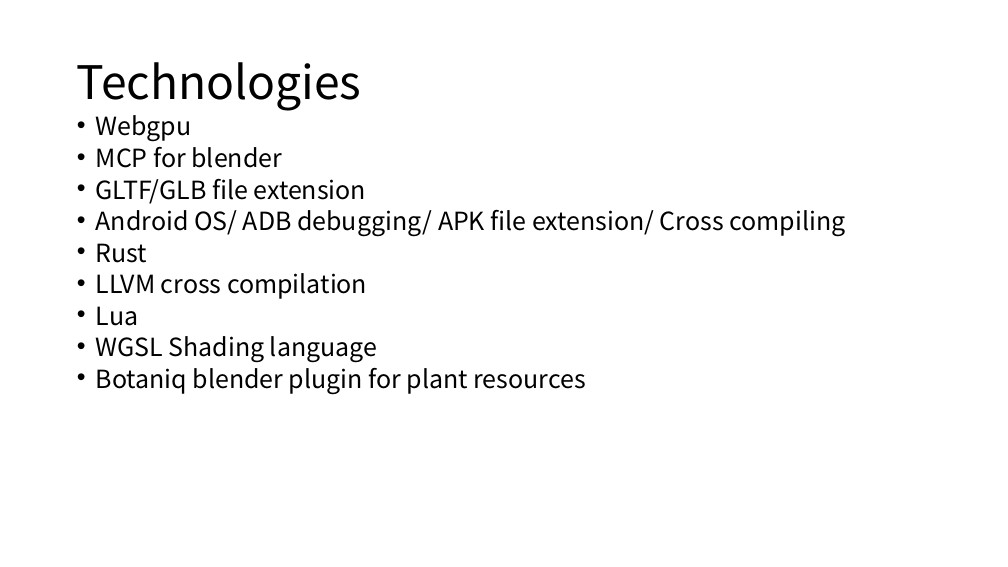
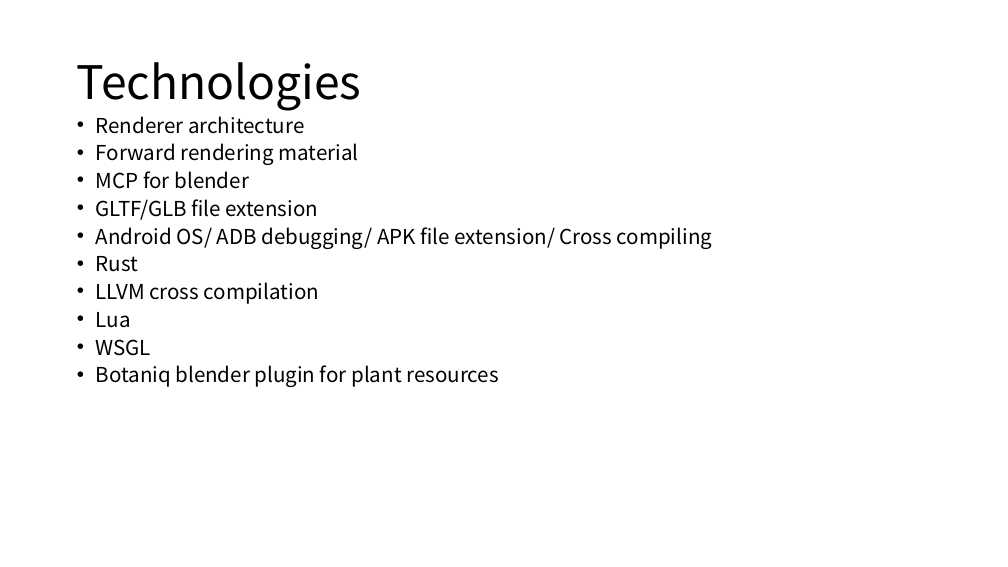
Before and after one commit to boycececil666gmailcom/webgpu-renderer, a slide deck: slide 6 of WebGPU Renderer.pptx (slide 9 before the commit). Drawn at 1008x567 pixels with LibreOffice and Linux fonts; fonts in the diff are those of the drawing. Boxes give left, top, right and bottom in pixels: in the first picture for what was removed or moved away, otherwise in the second. Text is boxed around its words. In the diff, an @@ line names an element or a change of style, - is before the commit and + after.

```diff
--- a/WebGPU Renderer.pptx
+++ b/WebGPU Renderer.pptx
@@ text at <box>96,116,359,165</box>: text changed; size 23.8 to 19.6 pt @@
-• Webgpu
+• Renderer architecture
+• Forward rendering material
@@ text at <box>96,171,712,387</box>: size 23.8 to 19.6 pt in "MCP for blender", "GLTF/GLB file extension", "Android OS/ ADB debugging/ APK file extension/ ...", "Rust" and 3 more places @@
@@ text at <box>96,339,151,356</box>: text changed; size 23.8 to 19.6 pt @@
-• WGSL Shading language
+• WSGL
```
Also in this commit, not shown: 1 other slide changed, 4 slides added, 5 slides removed, 10 other files.
